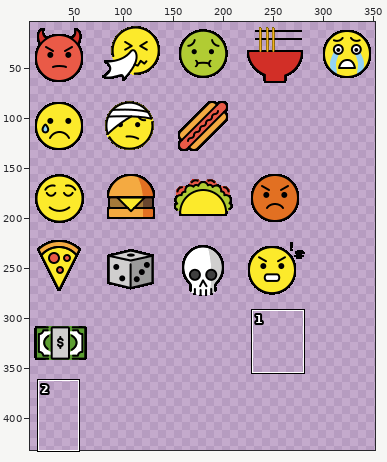
Two versions of one sprite sheet, assets/emoji.png. The first picture is a wide view before the edit; the outline marks the close-up.
Close-up. Before:
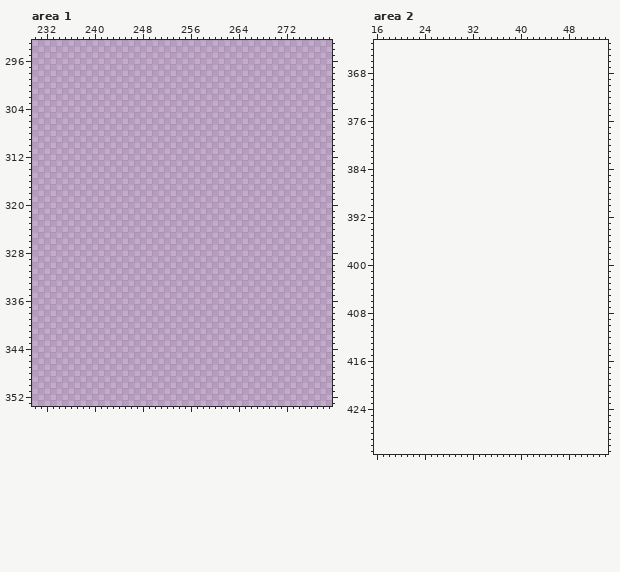
The file is 360x360 pixels. Colours within 5 levels of each other are drawn and written as one. Shown: area 1: x 230..279, y 293..353; area 2: x 16..54, y 363..431. The old version is drawn lined up with the new one, on the new canvas. The wide view leaves out empty margins. The commit also changed other parts of the picture, which this record leaves out.
And afterwards:
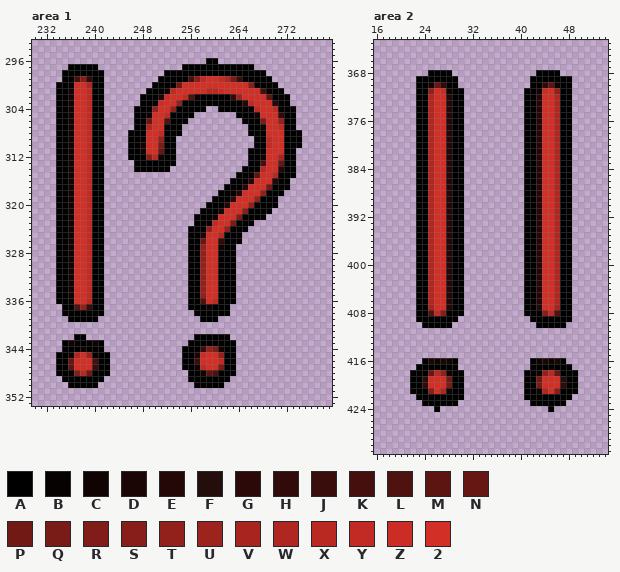
Palette (. is transparent): A #000000  B #060202  C #100403  D #1a0605  E #230807  F #240e0b  G #2a0908  H #310b09  J #390d0b  K #440f0d  L #4e120f  M #5d1511  N #671713  P #701915  Q #791b16  R #801d18  S #871e19  T #93211b  U #9d231d  V #a8251f  W #af2720  X #b92922  Y #c22b24  Z #cb2d26  2 #d22f27
Edits made:
canvas 360x360 -> 360x432
Changed rows in their new state; - is an unchanged pixel.
Area 1:
first column x 234:
296 -------------------------AA--------------
297 --AAAAA--------------AAAAAAAAAAAA--------
298 -AAAAAAA----------AAAAAAAAAAAAAAAAA------
299 -AAKSHAA---------AAAAAKSY22YWQJAAAAA-----
300 AAB22WAA--------AAAAP22222222222SBAAA----
301 AAC22YAA-------AAACY22222XXZ222222KAAA---
302 AAC22YAA------AAADZ22YLCAAAAAHU2222MAAA--
303 AAC22YAA------AABZ22TAAAAAAAAAAEY222EAA--
304 AAC22YAA-----AAAT22TAAAAA--AAAAABY22YAAA-
305 AAC22YAA-----AAC22YAAAA-------AAAC222HAA-
306 AAC22YAA-----AAN22LAAA---------AAAQ22TAA-
307 AAC22YAA-----AAW22BAA-----------AAC22YAA-
308 AAC22YAA----AAA22YAAA-----------AAA222AAA
309 AAC22YAA----AAB22TAA-------------AAY22AAA
310 AAC22YAA----AAC22QAA-------------AAY22AAA
311 AAC22YAA----AAC22NAA------------AAA222AA-
312 AAC22YAA----AAASXCAA------------AAC22VAA-
313 AAC22YAA-----AAAAAAA------------AAK22NAA-
314 AAC22YAA-----AAAAAA------------AAAX22EAA-
315 AAC22YAA----------------------AAAM22XAAA-
316 AAC22YAA---------------------AAAE222EAA--
317 AAC22YAA--------------------AAAE222PAAA--
318 AAC22YAA-------------------AAAE222TAAA---
319 AAC22YAA------------------AAAG222TAAA----
320 AAC22YAA-----------------AAAE222TAAAA----
321 AAC22YAA----------------AAAD222SAAAA-----
322 AAC22YAA---------------AAAC222RAAAA------
323 AAC22YAA---------------AABY22QAAA--------
324 AAC22YAA--------------AAAT22TAAA---------
325 AAC22YAA--------------AAD22XAAA----------
326 AAC22YAA--------------AAN22HAAA----------
327 AAC22YAA--------------AAT22CAA-----------
328 AAC22YAA--------------AAT22BAA-----------
329 AAC22YAA--------------AAT22BAA-----------
330 AAC22YAA--------------AAT22BAA-----------
331 AAC22YAA--------------AAT22BAA-----------
332 AAC22YAA--------------AAT22BAA-----------
333 AAC22YAA--------------AAT22BAA-----------
334 AAC22YAA--------------AAT22BAA-----------
335 AAC22YAA--------------AAT22BAA-----------
336 AAB22XAA--------------AAL2YAAA-----------
337 -AALTJAA--------------AAACAAA------------
338 -AAAAAAA---------------AAAAAA------------
339 --AAAAA-----------------AAA--------------
342 ---AA------------------AAAAAA------------
343 -ACBABCA--------------AAAAAAAA-----------
344 -BAACAAA-------------AAAJTRCAA-----------
345 AACW2UBAA------------AADZ22TAA-----------
346 AAN222KAA------------AAJ222YAA-----------
347 AAM222JAA------------AACY22QAA-----------
348 AAASXPAAA-------------AACMLAAA-----------
349 -AAAAAAA--------------AAAAAAA------------
350 --AAAAA----------------AAAAA-------------
Area 2:
first column x 23:
368 --AAAA--------------AAAA--
369 AAAAAAA------------AAAAAAA
370 AACNHAA------------AAHMCAA
371 AAT2ZCAA----------AACZ2TAA
372 AAW22EAA----------AAE22WAA
373 AAW22EAA----------AAE22WAA
374 AAW22EAA----------AAE22WAA
375 AAW22EAA----------AAE22WAA
376 AAW22EAA----------AAE22WAA
377 AAW22EAA----------AAE22WAA
378 AAW22EAA----------AAE22WAA
379 AAW22EAA----------AAE22WAA
380 AAW22EAA----------AAE22WAA
381 AAW22EAA----------AAE22WAA
382 AAW22EAA----------AAE22WAA
383 AAW22EAA----------AAE22WAA
384 AAW22EAA----------AAE22WAA
385 AAW22EAA----------AAE22WAA
386 AAW22EAA----------AAE22WAA
387 AAW22EAA----------AAE22WAA
388 AAW22EAA----------AAE22WAA
389 AAW22EAA----------AAE22WAA
390 AAW22EAA----------AAE22WAA
391 AAW22EAA----------AAE22WAA
392 AAW22EAA----------AAE22WAA
393 AAW22EAA----------AAE22WAA
394 AAW22EAA----------AAE22WAA
395 AAW22EAA----------AAE22WAA
396 AAW22EAA----------AAE22WAA
397 AAW22EAA----------AAE22WAA
398 AAW22EAA----------AAE22WAA
399 AAW22EAA----------AAE22WAA
400 AAW22EAA----------AAE22WAA
401 AAW22EAA----------AAE22WAA
402 AAW22EAA----------AAE22WAA
403 AAW22EAA----------AAE22WAA
404 AAW22EAA----------AAE22WAA
405 AAW22EAA----------AAE22WAA
406 AAW22EAA----------AAE22WAA
407 AAV22EAA----------AAE22VAA
408 AALYSAAA----------AAASYLAA
409 AAAAAAA------------AAAAAAA
410 -AAAAA--------------AAAAA-
first column x 22:
416 --ADCDCA------------ACDCDA--
417 -AAAAAAB------------BAAAAAA-
418 AAANXTCAA----------AACTXNAAA
419 AAF222PAA----------AAP222FAA
420 AAH222QAA----------AAQ222HAA
421 AAAS2WCAA----------AACW2SAAA
422 -AAAAAAAA----------AAAAAAAA-
423 --AAAAAA------------AAAAAA--
424 ----A------------------A----
Boxes around the changes in both close-ups, in picture pixels (x1, y1, x2, y2):
added: (128, 58, 302, 388)
added: (56, 64, 110, 388)
added: (416, 70, 464, 328)
added: (524, 70, 572, 328)
added: (410, 358, 464, 412)
added: (524, 358, 578, 412)
